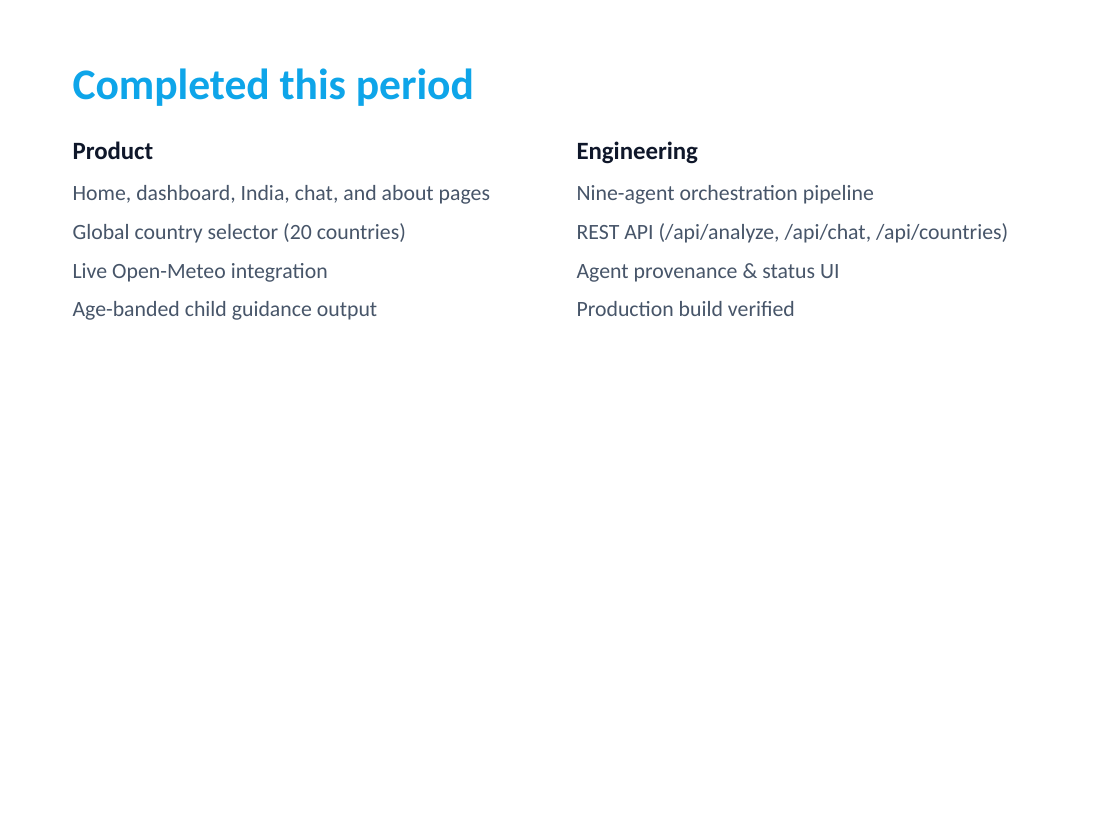
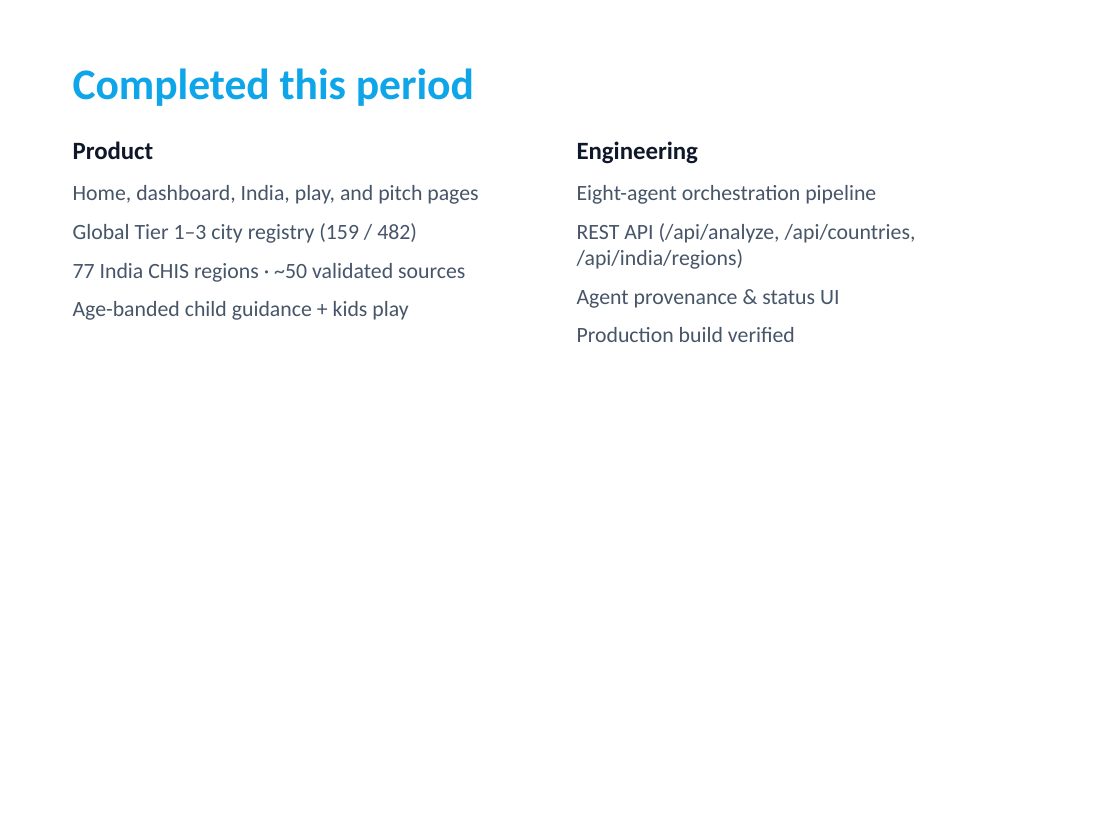
Before and after one commit to carbonintelli/KlimaGuardKids, a slide deck: slide 4 of presentations/KlimaGuard-Kids-Check-In.pptx. Drawn at 1120x840 pixels with LibreOffice and Linux fonts; fonts in the diff are those of the drawing. Boxes give left, top, right and bottom in pixels: in the first picture for what was removed or moved away, otherwise in the second. Text is boxed around its words. In the diff, an @@ line names an element or a change of style, - is before the commit and + after.

```diff
--- a/presentations/KlimaGuard-Kids-Check-In.pptx
+++ b/presentations/KlimaGuard-Kids-Check-In.pptx
@@ text at (73,185,478,320): text changed @@
-Home, dashboard, India, chat, and about pages
-Global country selector (20 countries)
-Live Open-Meteo integration
-Age-banded child guidance output
+Home, dashboard, India, play, and pitch pages
+Global Tier 1–3 city registry (159 / 482)
+77 India CHIS regions · ~50 validated sources
+Age-banded child guidance + kids play
@@ text at (577,185,916,269): text changed @@
-Nine-agent orchestration pipeline
-REST API (/api/analyze, /api/chat, /api/countries)
+Eight-agent orchestration pipeline
+REST API (/api/analyze, /api/countries, /api/india/regions)
```
Also in this commit, not shown: 1 other slide changed, 11 other files.
